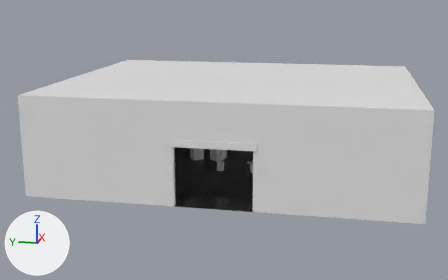
The glTF model public/scenes/world/world-high-garage.glb: old version first, new version second.
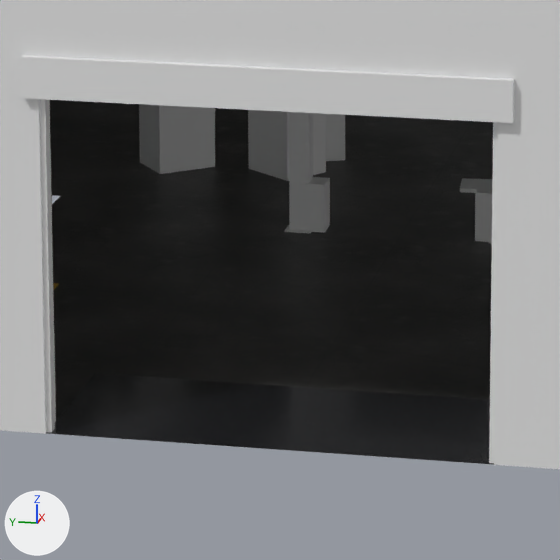
Each version is shown from a camera (50 mm lens) standing at (409.7, 205.7, 15.9) and looking at (466.0, 217.0, 1.8), then close up on the part from 37% to 59% of the width and 46% to 82% of the height. Every picture has the same lights, and +X, +Y and +Z are marked at lower left. The last two pictures show the newer version. Where no turn or scale is listed for an object, it has been applied to the vertices.

The first close-up shows 'collide_garage_door_drum', 'collide_garage_prop_028_work_light', 'collide_garage_prop_029_work_light', 'collide_garage_prop_047_oil_drain', 'collide_garage_prop_052_shutter_w', 'collide_garage_wall_front_head', 'collide_garage_wall_front_n', 'collide_garage_wall_front_s', 'garage_apron_garage_threshold_wet', 'garage_apron_garage_workshop_floor', 'garage_s4_garage_workshop_floor', 'garage_s6_garage_workshop_floor' and 7 more.
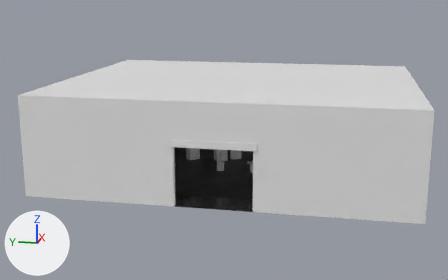
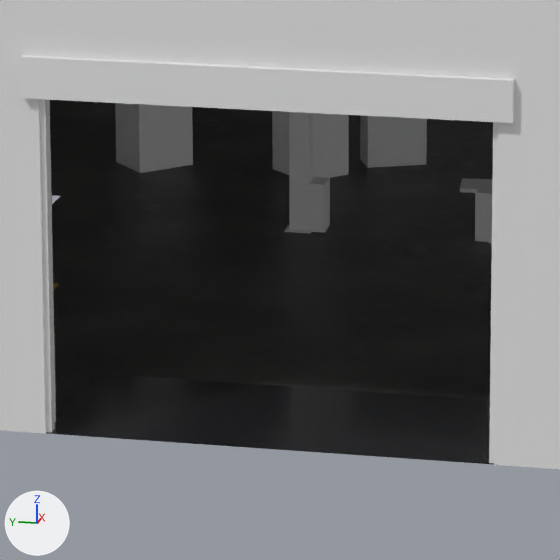
Boxes (x1, y1, x2, y2) around the edits, measured in the close-ups (560 x 560 px):
'collide_garage_prop_029_work_light', moved
    before: (139, 104, 215, 174)
    after: (115, 103, 193, 173)
'collide_garage_prop_028_work_light', moved
    before: (248, 110, 326, 181)
    after: (272, 111, 349, 178)
'collide_garage_prop_047_oil_drain', moved
    before: (326, 114, 345, 161)
    after: (360, 115, 427, 168)

The change, as a list of edits to the scene's bpy script:
```text
Change ob_collide_garage_prop_028_work_light:
    ob_collide_garage_prop_028_work_light.location: (465.3, 217.55, 1.14) -> (465.3, 217.15, 1.14)
Change ob_collide_garage_prop_029_work_light:
    ob_collide_garage_prop_029_work_light.location: (465.3, 219.45, 1.14) -> (465.3, 219.85, 1.14)
Change ob_collide_garage_prop_047_oil_drain:
    ob_collide_garage_prop_047_oil_drain.location: (466.2, 217.3, 0.81) -> (466.2, 215.9, 0.81)
```
